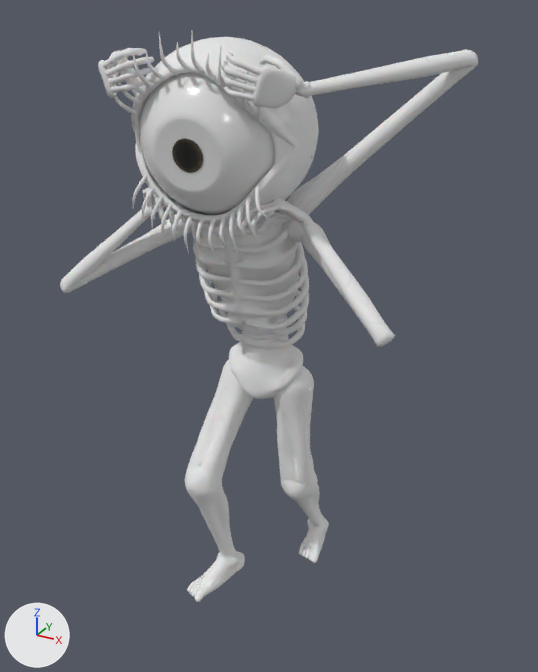
The Blender file art/creatures/export/tteunnun/tteunnun.blend, before and after one commit.
Camera for both pictures: a 50 mm lens placed at (1.27, -2.28, 2.25), pointed at (0.02, -0.01, 1.12). Lighting does not change. The marker at lower left points along +X, +Y and +Z. The picture after the commit comes second. Both versions are drawn at frame 0 of the action 'Walk'; the numbers are the values there.

The first picture shows 'Tteunnun'.
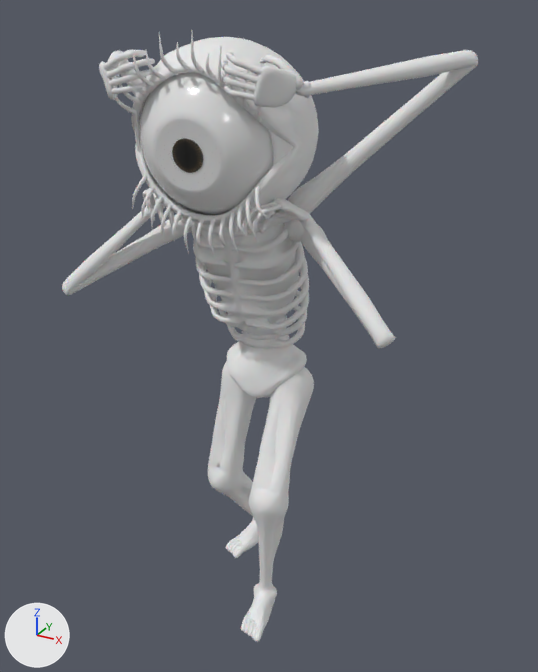
Edits to the scene script, one JSON object a line:
```json
{"block": "bone_ik_foot_l", "where": "bone_ik_foot_l = bpy.data.objects['TteunnunRig'].pose.bones['IK_Foot.L']  # child of 'Root'"}
{"op": "set", "path": "bone_ik_foot_l.location", "old": "(-0.05, -0.224, -0.099)", "new": "(0.05, 0.224, 0.099)"}
{"block": "bone_ik_foot_r", "where": "bone_ik_foot_r = bpy.data.objects['TteunnunRig'].pose.bones['IK_Foot.R']  # child of 'Root'"}
{"op": "set", "path": "bone_ik_foot_r.location", "old": "(-0.037, 0.135, 0.064)", "new": "(0.037, -0.138, -0.055)"}
```

What differs and where, as boxes [x1, y1, x2, y2] in the pictures (538 x 672 px):
```json
{"object": "Tteunnun", "change": "posed", "before": [60, 30, 478, 602], "after": [62, 30, 478, 642], "on screen": "7% taller"}
```
